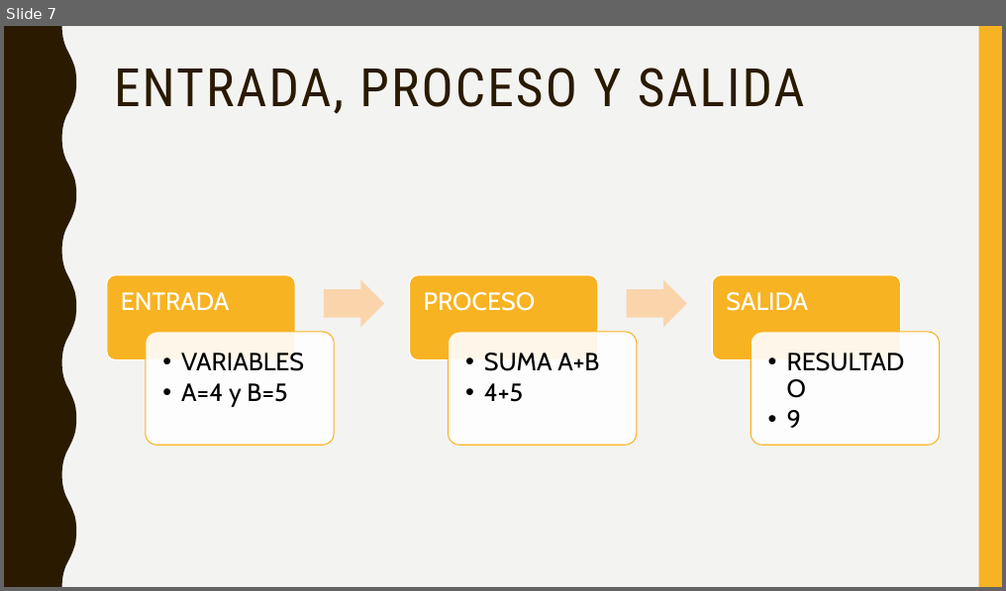
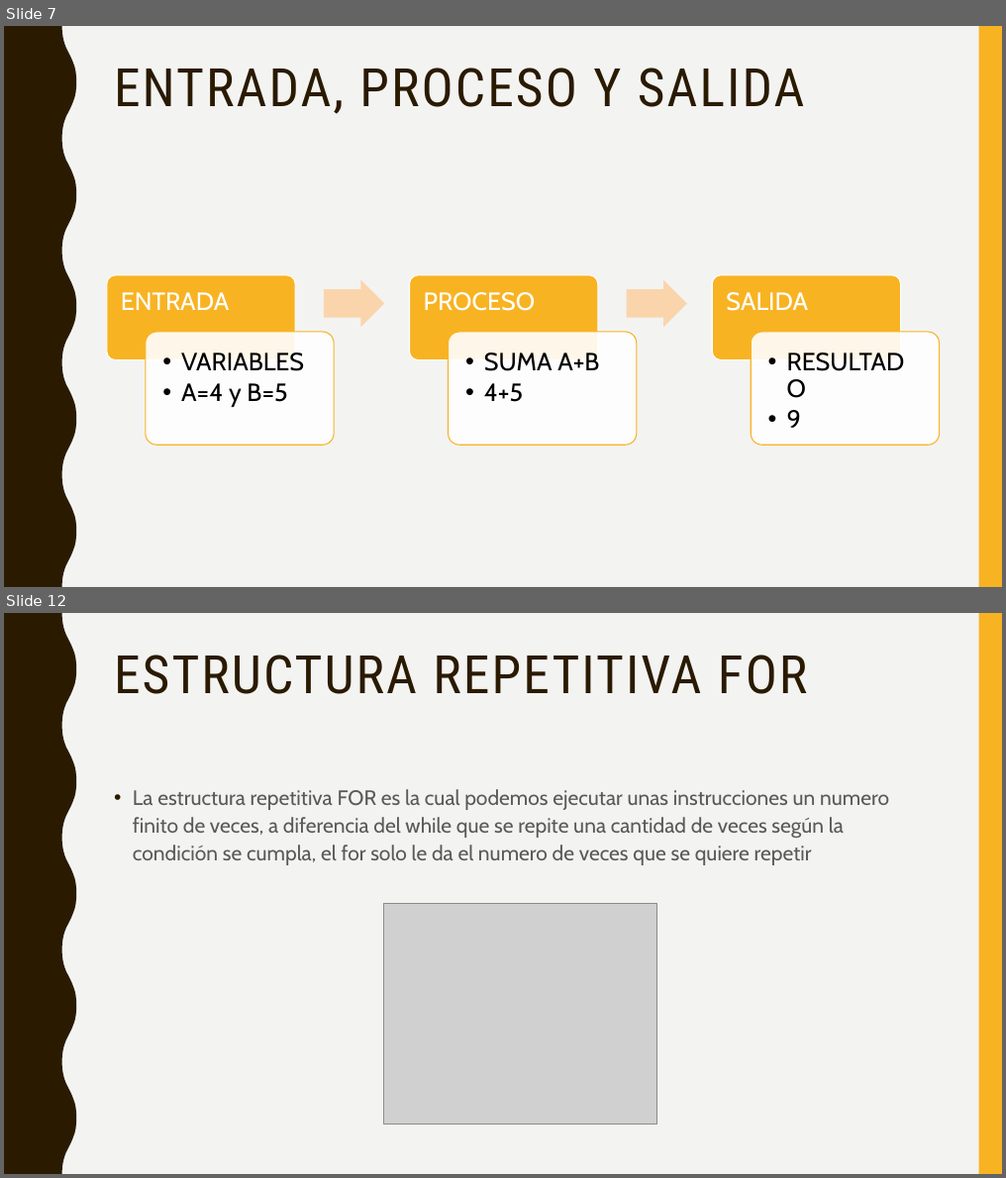
Before and after one commit to Jhonas0123/language_tests, a slide deck: Lógica de programación.pptx. Shown one above the other, each under a label of ours: slide 7 before the commit, slides 7 and 12 after it; the slides between them are not shown. The pictures are 1006x591 and 1006x1178 pixels, drawn with LibreOffice and Linux fonts; fonts in the diff are those of the drawing; grey boxes stand for pictures. Boxes give left, top, right and bottom in pixels: in the first picture for what was removed or moved away, otherwise in the second. Text is boxed around its words. In the diff, an @@ line names an element or a change of style, - is before the commit and + after.

```diff
--- a/Lógica de programación.pptx
+++ b/Lógica de programación.pptx
@@ slide 12 added at [4,613,1002,1174], background #F3F3F2; not listed: 2 template elements that a slide beside it also shows @@
@@ title added at [114,655,807,694], 51 pt, text #2A1A00 @@
+ESTRUCTURA REPETITIVA FOR
@@ text added at [133,789,889,865], 20 pt, text #595959 @@
+• La estructura repetitiva FOR es la cual podemos ejecutar unas instrucciones un numero finito de veces, a diferencia del while que se repite una cantidad de veces según la condición se cumpla, el for solo le da el numero de veces que se quiere repetir
@@ picture added at [383,903,656,1124] @@
```
Also in this commit, not shown: 1 slide changed, 4 other slides added.
